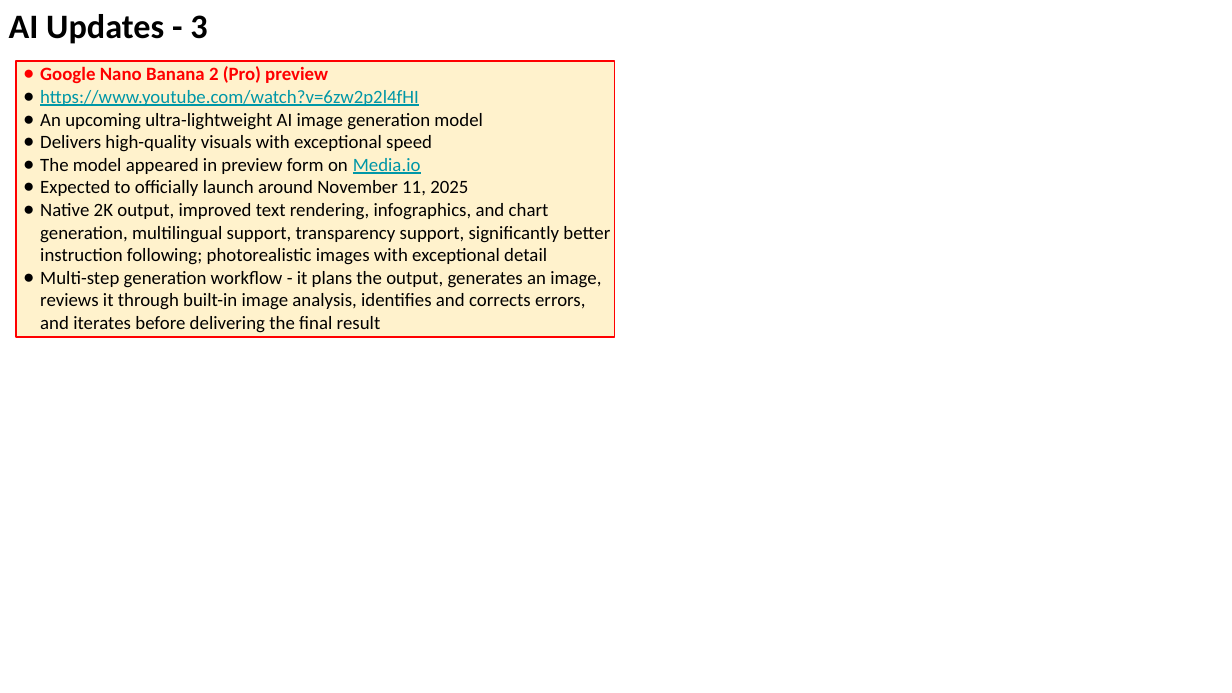
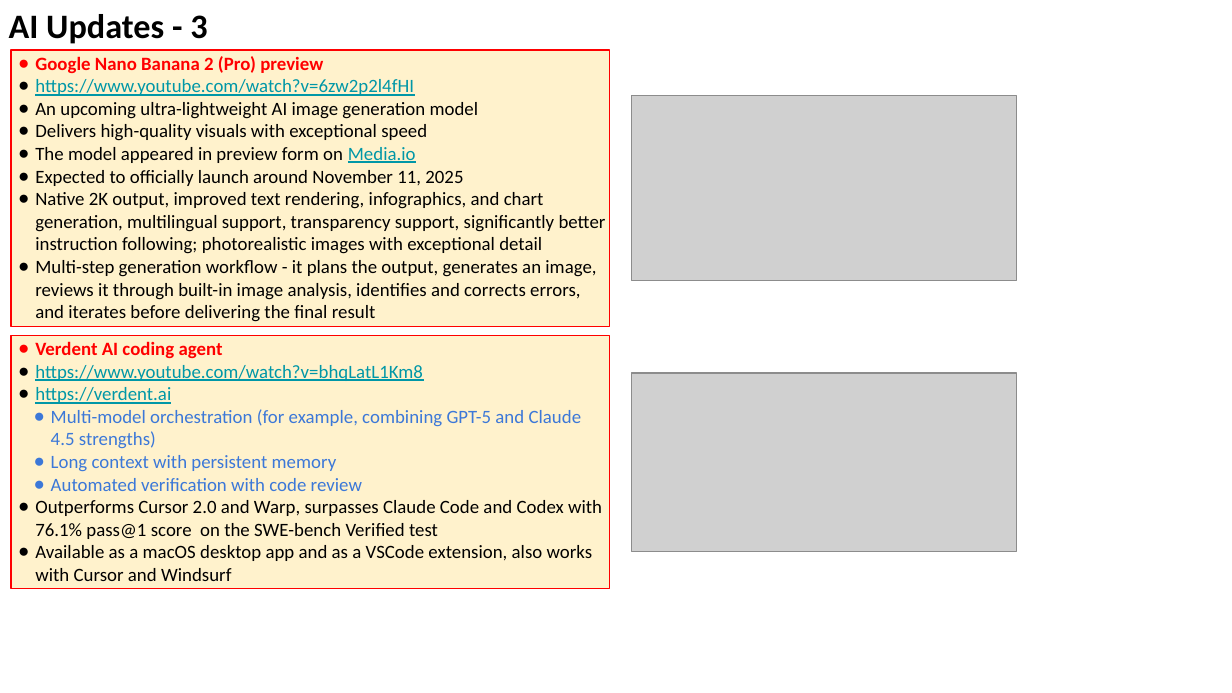
Before and after one commit to lselector/seminar, a slide deck: slide 11 of 2025/2025-11-14-AI-Updates.pptx (slide 8 before the commit). Drawn at 1232x693 pixels with LibreOffice and Linux fonts; fonts in the diff are those of the drawing; grey boxes stand for pictures. Boxes give left, top, right and bottom in pixels: in the first picture for what was removed or moved away, otherwise in the second. Text is boxed around its words. In the diff, an @@ line names an element or a change of style, - is before the commit and + after.

```diff
--- a/2025/2025-11-14-AI-Updates.pptx
+++ b/2025/2025-11-14-AI-Updates.pptx
@@ rectangle "Google Nano Banana 2 (Pro) ...": place and size @@
-rectangle "Google Nano Banana 2 (Pro) ..." at box(16, 60, 615, 336)
+rectangle "Google Nano Banana 2 (Pro) ..." at box(11, 51, 610, 326)
@@ picture added at box(631, 96, 1015, 281) @@
@@ rectangle added at box(11, 335, 610, 589), fill #FFF2CC, outline #FF0000 0.75 pt, 11 pt, text #000000 @@
+● Verdent AI coding agent
+● https://www.youtube.com/watch?v=bhqLatL1Km8
+● https://verdent.ai
+● Multi-model orchestration (for example, combining GPT-5 and Claude 4.5 strengths)
+● Long context with persistent memory
+● Automated verification with code review
+● Outperforms Cursor 2.0 and Warp, surpasses Claude Code and Codex with 76.1% pass@1 score on the SWE-bench Verified test
+● Available as a macOS desktop app and as a VSCode extension, also works with Cursor and Windsurf
@@ picture added at box(631, 373, 1015, 552) @@
```
Also in this commit, not shown: 4 other slides changed, 9 slides added, 1 slide removed.
